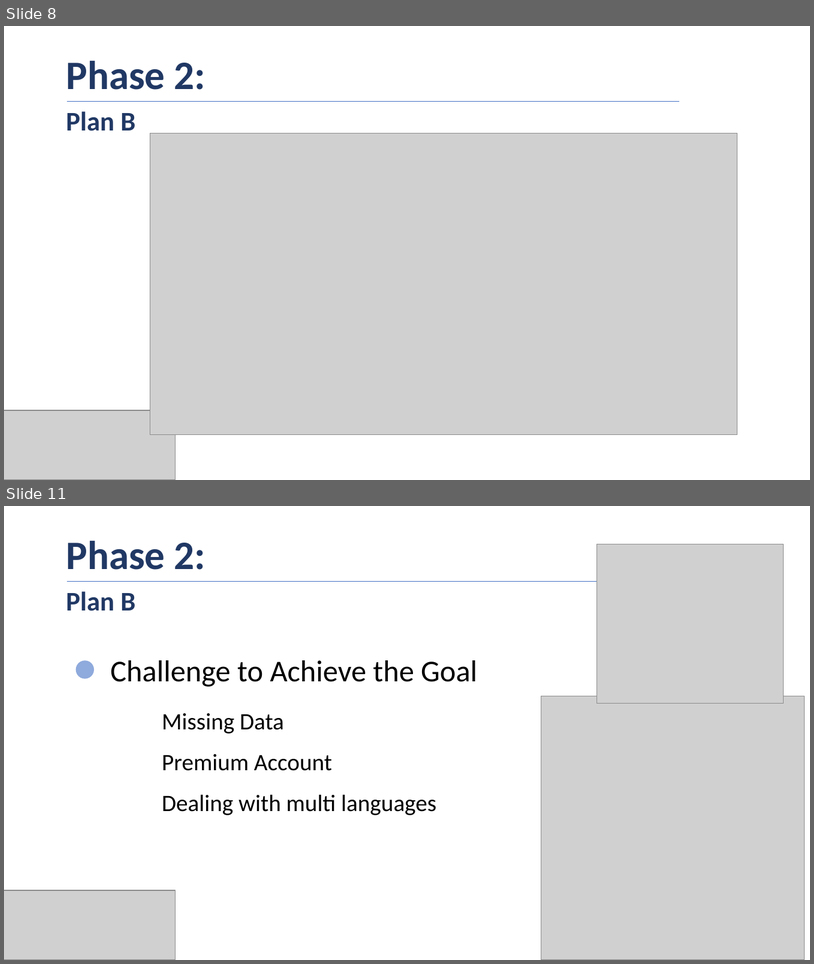
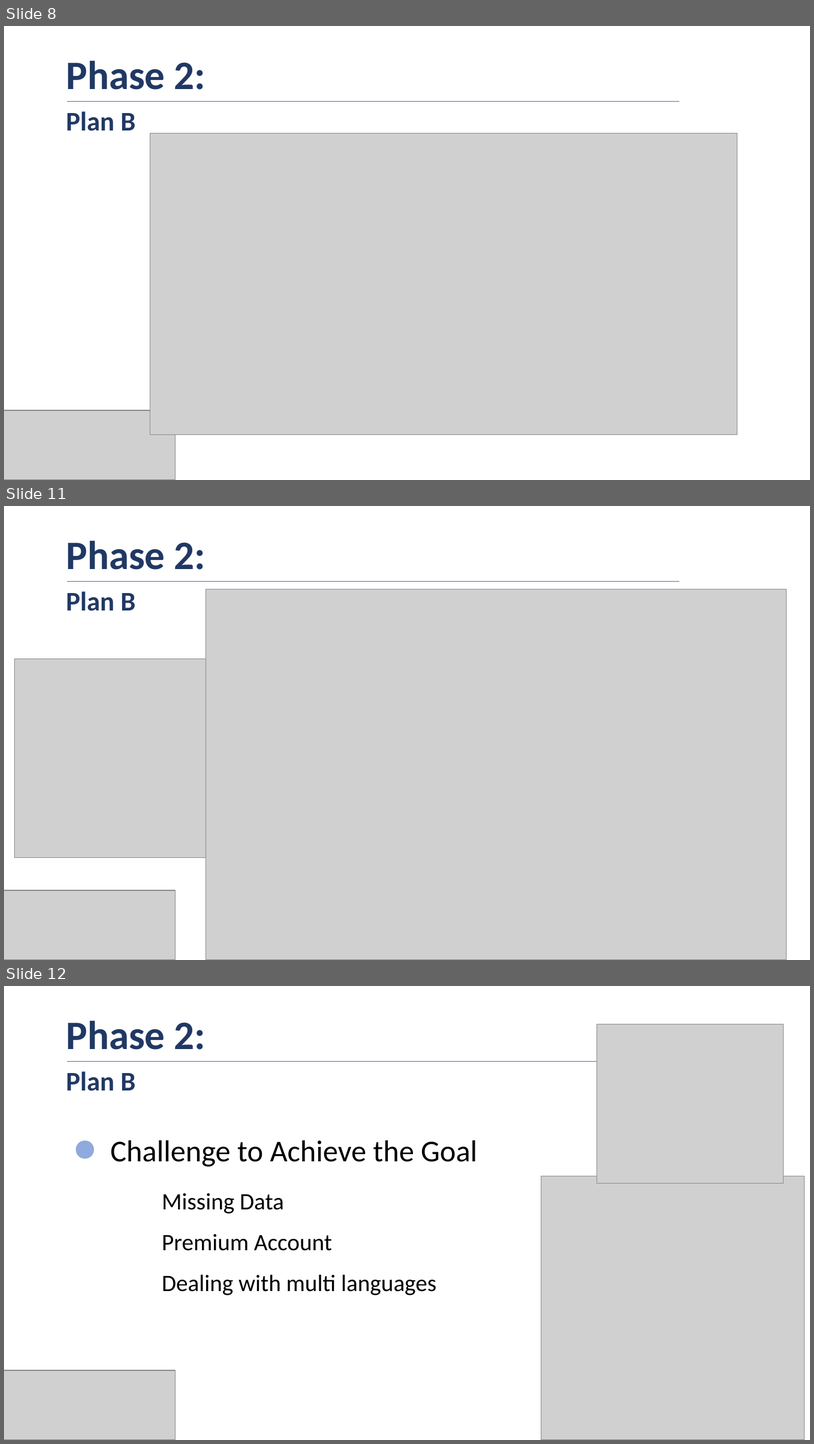
Before and after one commit to samah-balkhair/Tweets_Opinions, a slide deck: presentation/MIDS_SamahBalkhair_Tweets_Opinions.pptx. Shown one above the other, each under a label of ours: slides 8 and 11 before the commit, slides 8, 11 and 12 after it; the slides between them are not shown. The pictures are 814x964 and 814x1444 pixels, drawn with LibreOffice and Linux fonts; fonts in the diff are those of the drawing; grey boxes stand for pictures. Boxes give left, top, right and bottom in pixels: in the first picture for what was removed or moved away, otherwise in the second. Text is boxed around its words. In the diff, an @@ line names an element or a change of style, - is before the commit and + after.

```diff
--- a/presentation/MIDS_SamahBalkhair_Tweets_Opinions.pptx
+++ b/presentation/MIDS_SamahBalkhair_Tweets_Opinions.pptx
@@ slide 11 added at [4,506,810,960], background #FFFFFF @@
@@ text added at [66,541,206,570], 48 pt, text #203864, bold @@
+Phase 2:
@@ text added at [66,591,135,611], 32 pt, text #203864, bold @@
+Plan B
@@ line added from (67, 581) to (680, 581), #4472C4 0.5 pt @@
@@ picture added at [206,589,787,960] @@
@@ picture added at [15,659,206,858] @@
@@ picture added at [4,890,175,960] @@
@@ what was slide 11 is now slide 12 @@
```
Also in this commit, not shown: 9 slides changed, 6 other slides added, 1 slide removed, 6 other files.
